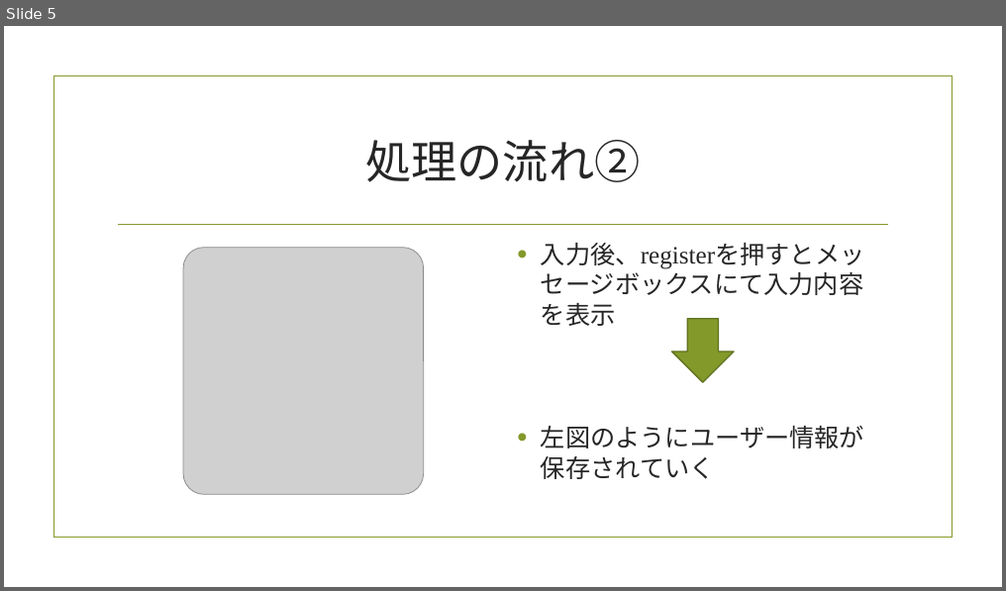
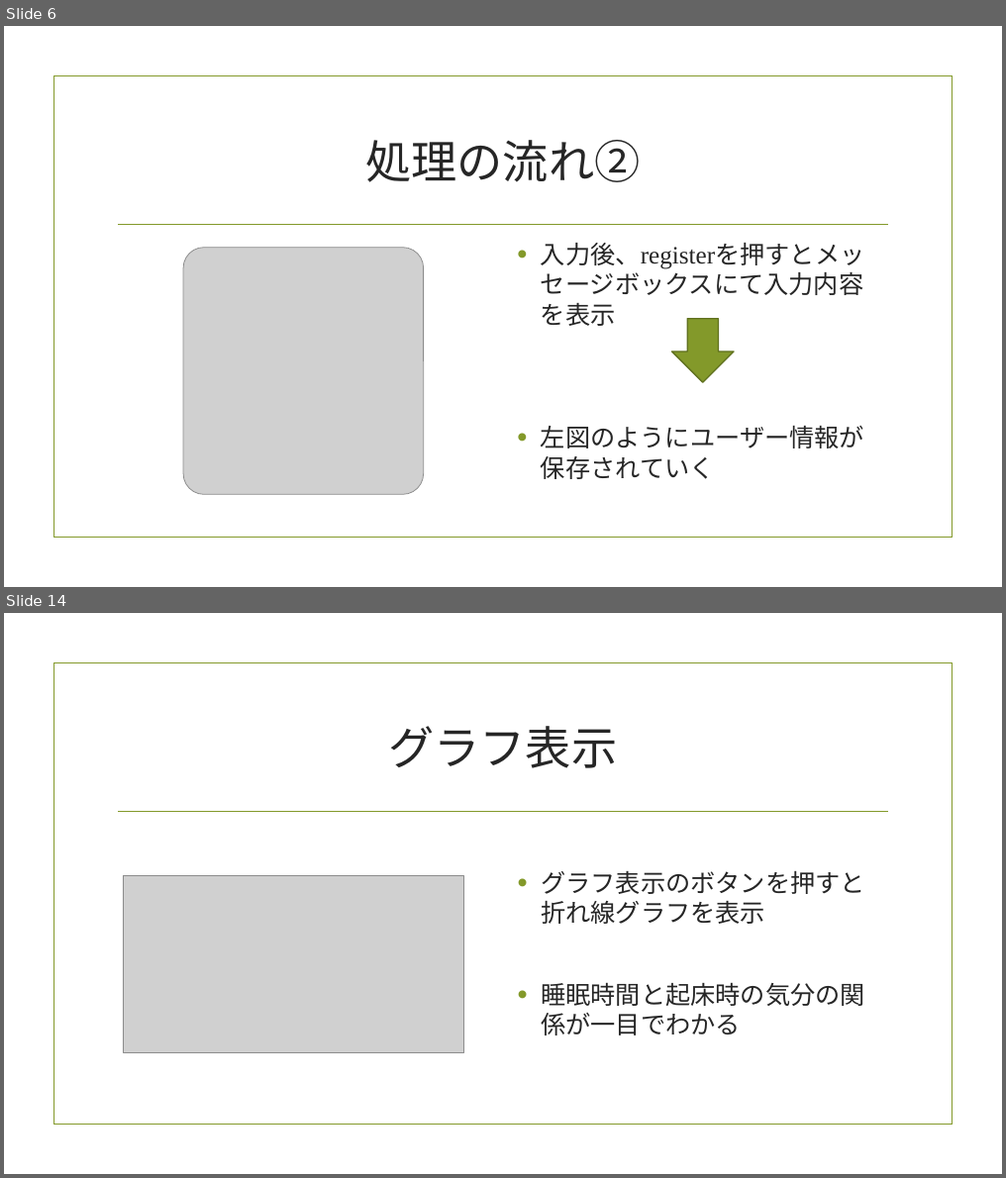
Before and after one commit to sakamoto222/summer, a slide deck: 個人製作.pptx. Shown one above the other, each under a label of ours: slide 5 before the commit, slides 6 and 14 after it; the slides between them are not shown. The pictures are 1006x591 and 1006x1178 pixels, drawn with LibreOffice and Linux fonts; fonts in the diff are those of the drawing; grey boxes stand for pictures; background and template pictures are left out. Boxes give left, top, right and bottom in pixels: in the first picture for what was removed or moved away, otherwise in the second. Text is boxed around its words. In the diff, an @@ line names an element or a change of style, - is before the commit and + after.

```diff
--- a/個人製作.pptx
+++ b/個人製作.pptx
@@ slide 14 added at (x1=4, y1=613, x2=1002, y2=1174), background picture (left out); not listed: 2 template elements that a slide beside it also shows @@
@@ title added at (x1=388, y1=726, x2=617, y2=768), 44 pt, text #262626 @@
+グラフ表示
@@ picture added at (x1=123, y1=875, x2=463, y2=1054) @@
@@ text added at (x1=541, y1=871, x2=865, y2=1036), 24 pt, text #262626 @@
+• グラフ表示のボタンを押すと折れ線グラフを表示
+• 睡眠時間と起床時の気分の関係が一目でわかる
@@ what was slide 5 is now slide 6 @@
```
Also in this commit, not shown: 2 slides changed, 13 other slides added.
